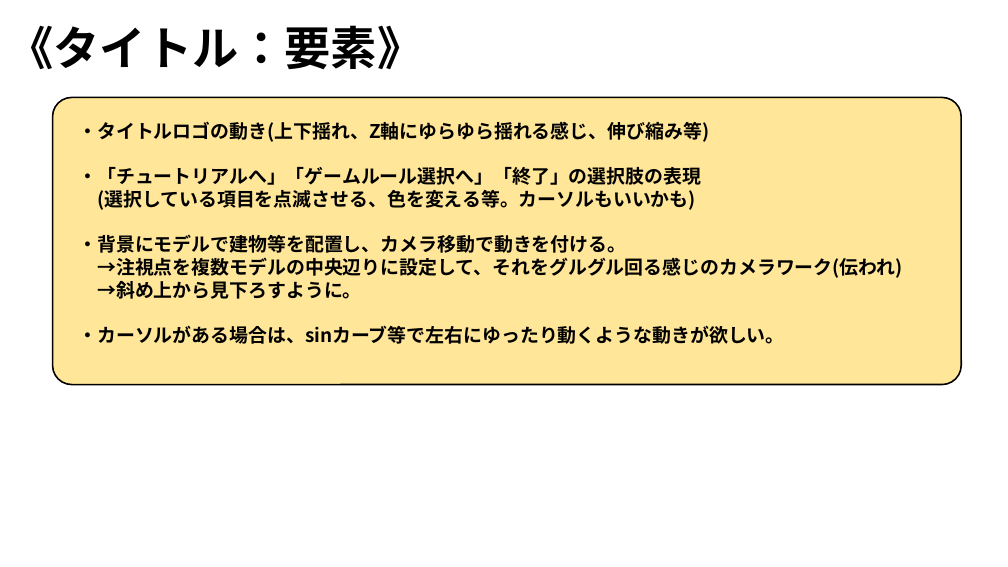
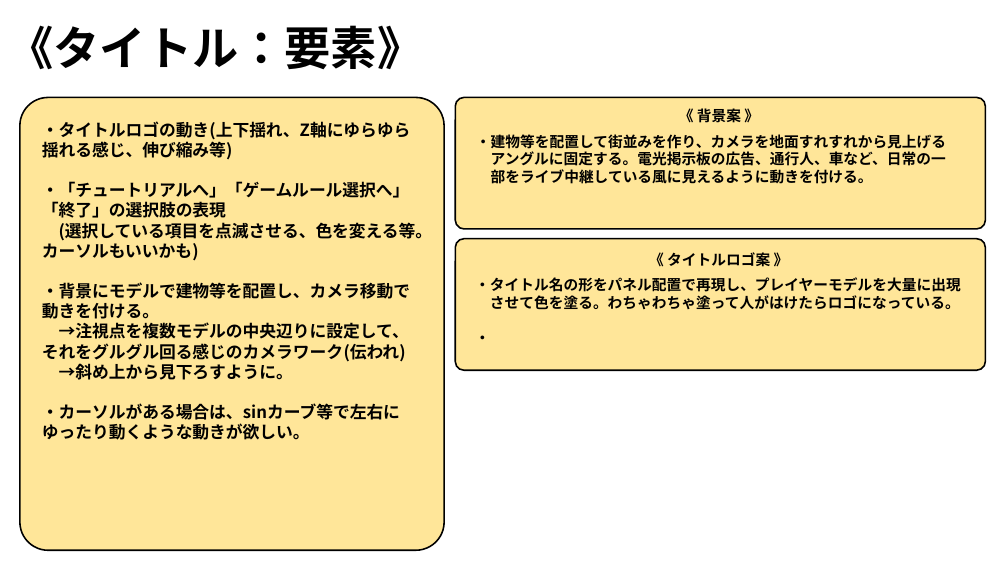
Before and after one commit to ARITA-MEIGEN/C-Team001, a slide deck: slide 4 of data/GS3_チーム2_仕様書.pptx. Drawn at 1008x567 pixels with LibreOffice and Linux fonts; fonts in the diff are those of the drawing; background and template pictures are left out. Boxes give left, top, right and bottom in pixels: in the first picture for what was removed or moved away, otherwise in the second. Text is boxed around its words. In the diff, an @@ line names an element or a change of style, - is before the commit and + after.

```diff
--- a/data/GS3_チーム2_仕様書.pptx
+++ b/data/GS3_チーム2_仕様書.pptx
@@ rounded rectangle resized from (x1=53, y1=98, x2=962, y2=385) to (x1=20, y1=98, x2=444, y2=551) @@
@@ text "・タイトルロゴの動き(上下揺れ、Z軸にゆらゆら揺れる感じ、伸び縮み等)" moved from (x1=78, y1=121, x2=903, y2=344) to (x1=42, y1=121, x2=433, y2=440) @@
@@ text "・タイトルロゴの動き(上下揺れ、Z軸にゆらゆら揺れる感じ、伸び縮み等)" at (x1=42, y1=121, x2=433, y2=440): size 18 to 16 pt @@
@@ rounded rectangle added at (x1=455, y1=98, x2=985, y2=229), fill #FFE699, outline #000000 1.5 pt @@
@@ text added at (x1=679, y1=107, x2=759, y2=126), 14 pt, text #000000, bold @@
+《 背景案 》
@@ text added at (x1=476, y1=134, x2=946, y2=184), 14 pt, text #000000, bold @@
+・建物等を配置して街並みを作り、カメラを地面すれすれから見上げる
+アングルに固定する。電光掲示板の広告、通行人、車など、日常の一
+部をライブ中継している風に見えるように動きを付ける。
@@ rounded rectangle added at (x1=455, y1=239, x2=985, y2=371), fill #FFE699, outline #000000 1.5 pt @@
@@ text added at (x1=649, y1=252, x2=789, y2=267), 14 pt, text #000000, bold @@
+《 タイトルロゴ案 》
@@ text added at (x1=475, y1=277, x2=961, y2=340), 14 pt, text #000000, bold @@
+・タイトル名の形をパネル配置で再現し、プレイヤーモデルを大量に出現
+させて色を塗る。わちゃわちゃ塗って人がはけたらロゴになっている。
+・
```
Also in this commit, not shown: 5 other slides changed, 2 slides added.
